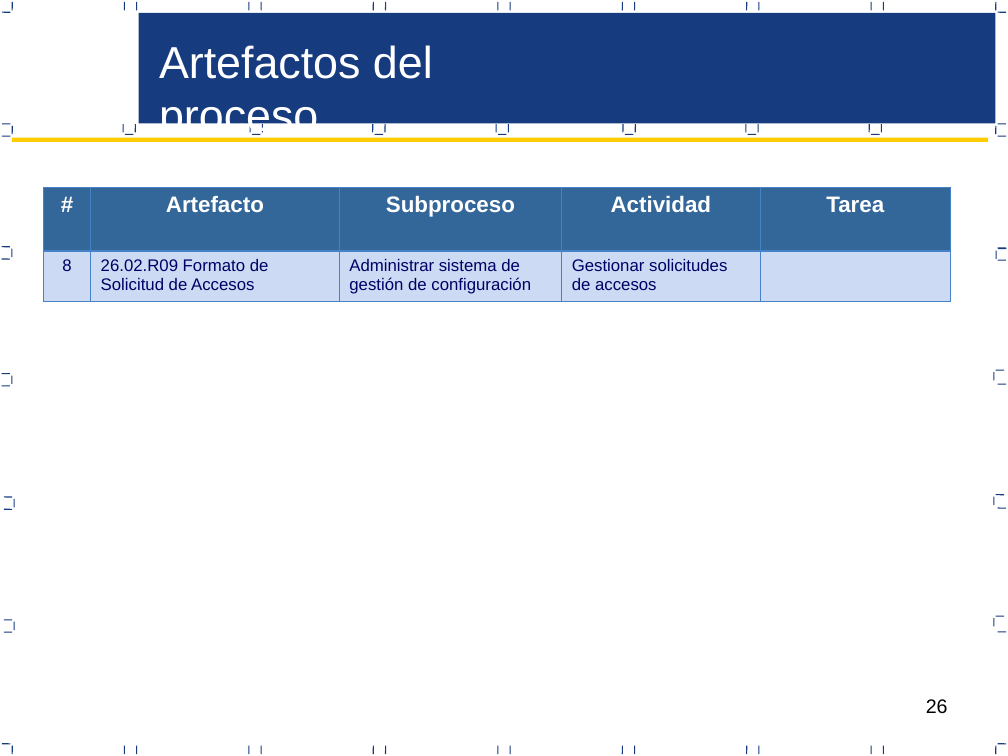
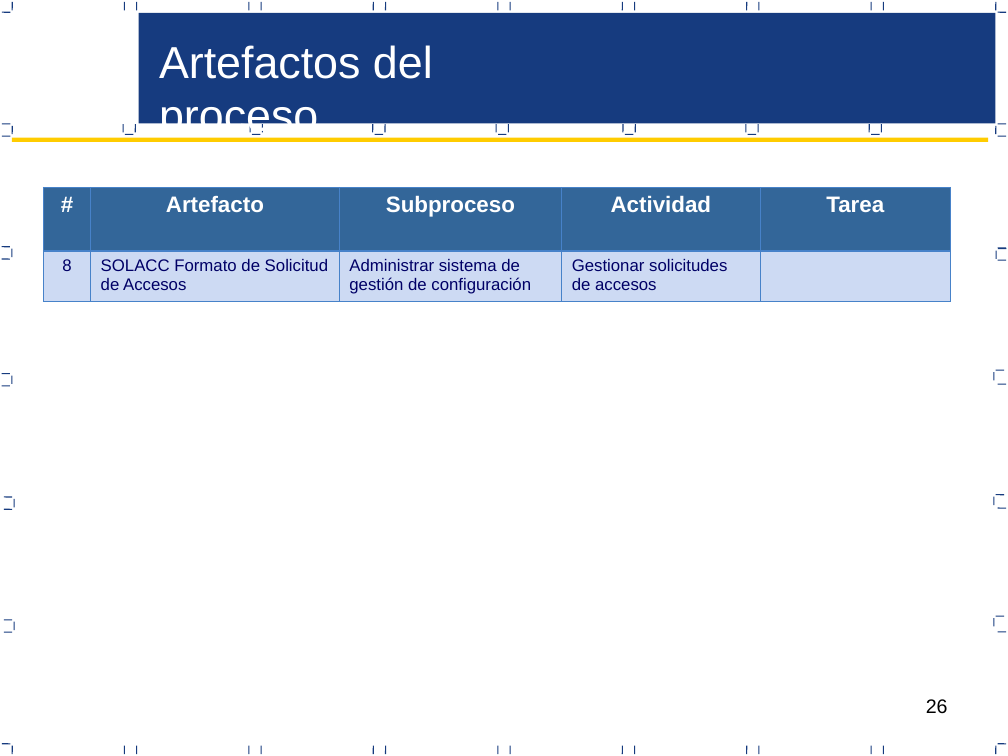
Before and after one commit to Aspersoft/Documentacion, a slide deck: slide 26 of CM/Resolucion/PGC_V 1.0_2017.pptx. Drawn at 1008x756 pixels with LibreOffice and Linux fonts; fonts in the diff are those of the drawing. Boxes give left, top, right and bottom in pixels: in the first picture for what was removed or moved away, otherwise in the second. Text is boxed around its words. In the diff, an @@ line names an element or a change of style, - is before the commit and + after.

```diff
--- a/CM/Resolucion/PGC_V 1.0_2017.pptx
+++ b/CM/Resolucion/PGC_V 1.0_2017.pptx
@@ table at (43,187,952,301) @@
-row 2, column 2: 26.02.R09 Formato de Solicitud de Accesos
+row 2, column 2: SOLACC Formato de Solicitud de Accesos
```
Also in this commit, not shown: 9 other slides changed.
